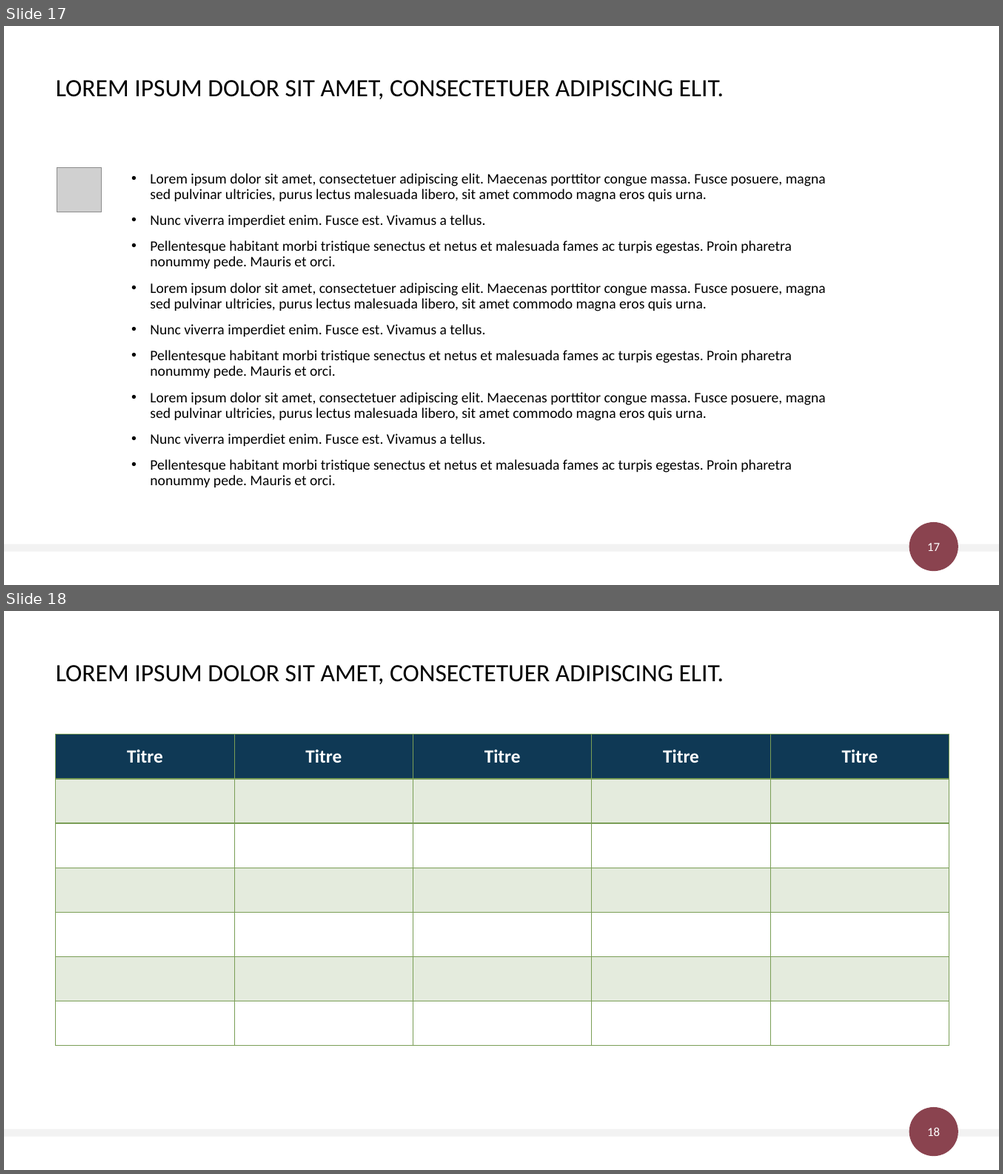
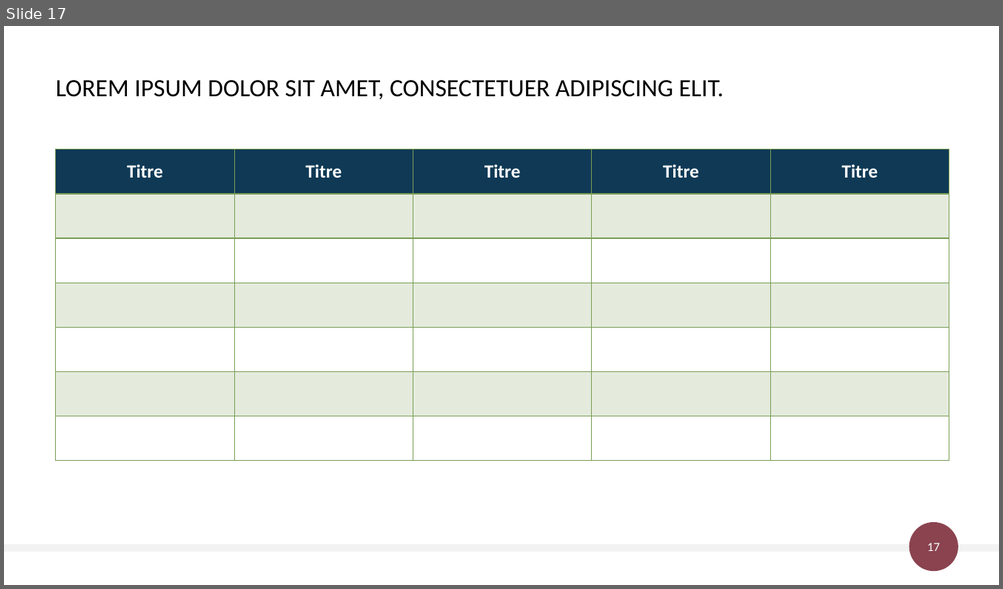
Before and after one commit to FortinoDiVinci/Thesis_report, a slide deck: Communication/FeDeV 2019/fedev_2019.pptx. Shown one above the other, each under a label of ours: slides 17 and 18 before the commit, slide 17 after it. The pictures are 1003x1174 and 1003x589 pixels, drawn with LibreOffice and Linux fonts; fonts in the diff are those of the drawing; grey boxes stand for pictures. Boxes give left, top, right and bottom in pixels: in the first picture for what was removed or moved away, otherwise in the second. Text is boxed around its words. In the diff, an @@ line names an element or a change of style, - is before the commit and + after.

```diff
--- a/Communication/FeDeV 2019/fedev_2019.pptx
+++ b/Communication/FeDeV 2019/fedev_2019.pptx
@@ slide 17 removed at <box>4,26,999,585</box>, background #FFFFFF; not listed: 3 template elements that a slide beside it also shows @@
@@ title removed at <box>56,80,724,99</box> @@
-LOREM IPSUM DOLOR SIT AMET, CONSECTETUER ADIPISCING ELIT.
@@ picture removed at <box>57,168,102,212</box> @@
@@ text removed at <box>150,173,825,488</box> @@
-• Lorem ipsum dolor sit amet, consectetuer adipiscing elit. Maecenas porttitor congue massa. Fusce posuere, magna sed pulvinar ultricies, purus lectus malesuada libero, sit amet commodo magna eros quis urna.
-• Nunc viverra imperdiet enim. Fusce est. Vivamus a tellus.
-• Pellentesque habitant morbi tristique senectus et netus et malesuada fames ac turpis egestas. Proin pharetra nonummy pede. Mauris et orci.
-• Lorem ipsum dolor sit amet, consectetuer adipiscing elit. Maecenas porttitor congue massa. Fusce posuere, magna sed pulvinar ultricies, purus lectus malesuada libero, sit amet commodo magna eros quis urna.
-• Nunc viverra imperdiet enim. Fusce est. Vivamus a tellus.
-• Pellentesque habitant morbi tristique senectus et netus et malesuada fames ac turpis egestas. Proin pharetra nonummy pede. Mauris et orci.
-• Lorem ipsum dolor sit amet, consectetuer adipiscing elit. Maecenas porttitor congue massa. Fusce posuere, magna sed pulvinar ultricies, purus lectus malesuada libero, sit amet commodo magna eros quis urna.
-• Nunc viverra imperdiet enim. Fusce est. Vivamus a tellus.
-• Pellentesque habitant morbi tristique senectus et netus et malesuada fames ac turpis egestas. Proin pharetra nonummy pede. Mauris et orci.
@@ what was slide 18 is now slide 17 @@
@@ page number at <box>927,543,939,551</box>: text changed @@
-18
+17
```
Also in this commit, not shown: 7 slides changed, 9 slides added, 9 other slides removed, 1 other file.
